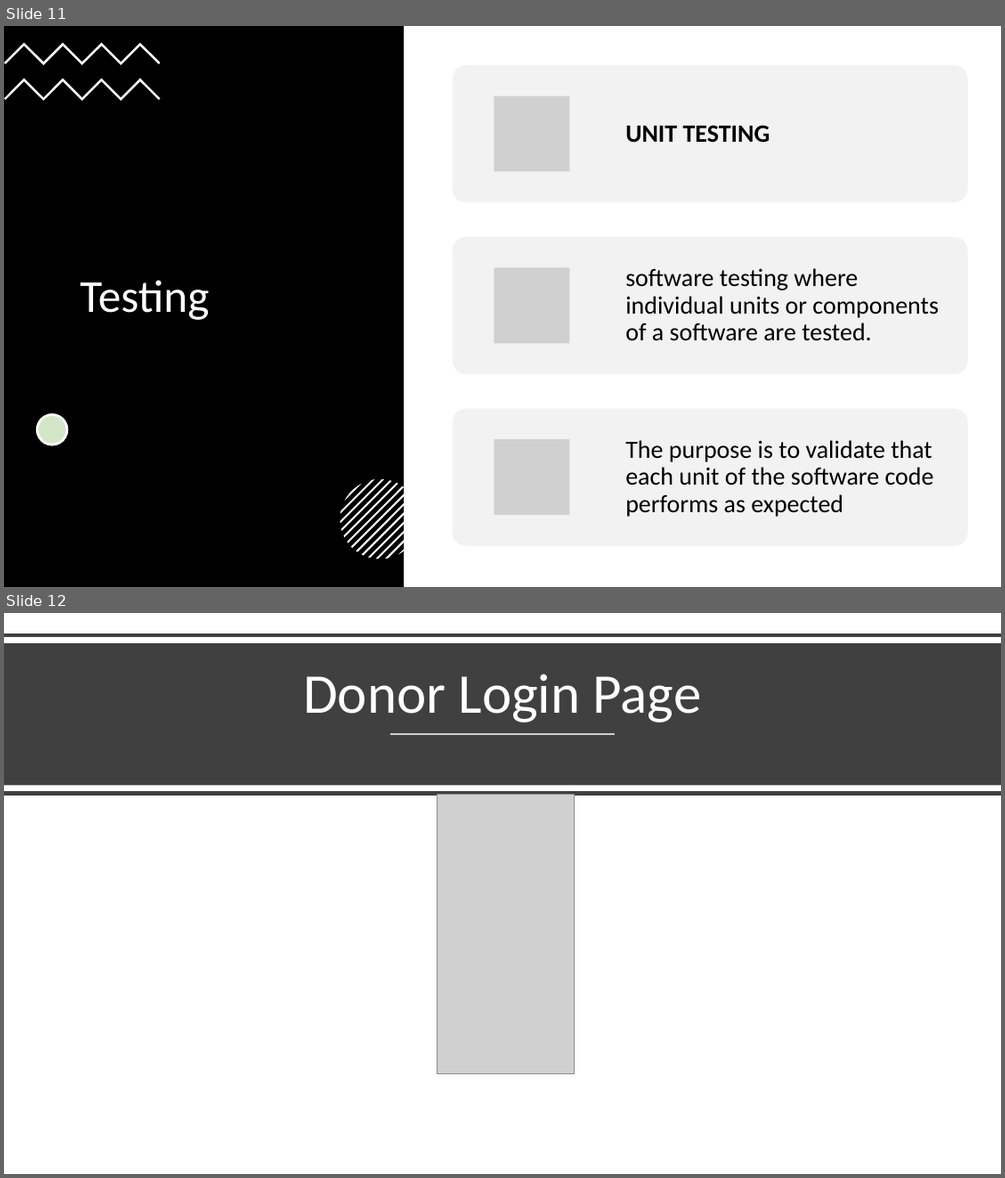
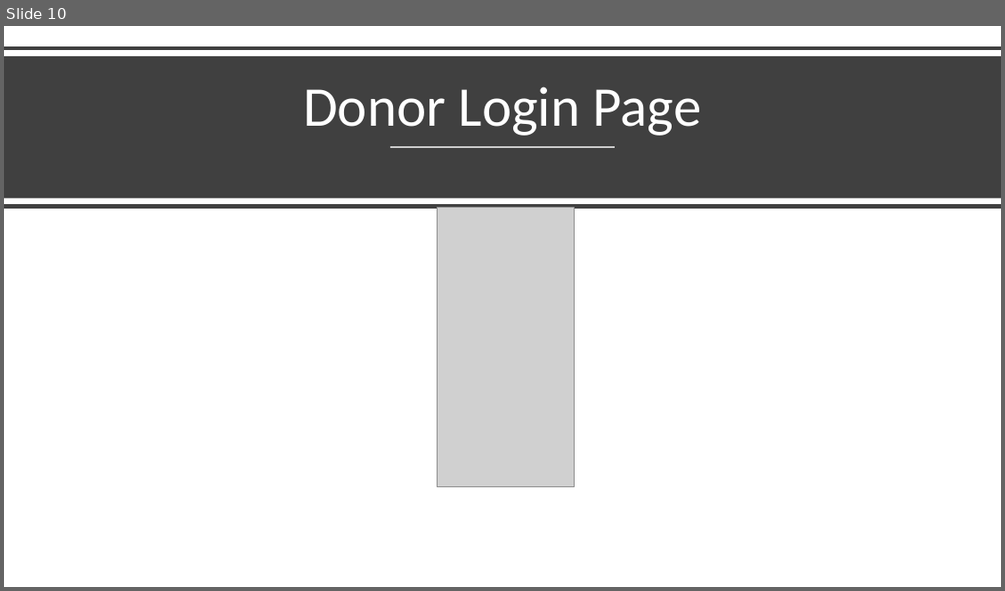
Before and after one commit to shyambaral/flutterapp, a slide deck: BBA.pptx. Shown one above the other, each under a label of ours: slides 11 and 12 before the commit, slide 10 after it. The pictures are 1005x1178 and 1005x591 pixels, drawn with LibreOffice and Linux fonts; fonts in the diff are those of the drawing; grey boxes stand for pictures. Boxes give left, top, right and bottom in pixels: in the first picture for what was removed or moved away, otherwise in the second. Text is boxed around its words. In the diff, an @@ line names an element or a change of style, - is before the commit and + after.

```diff
--- a/BBA.pptx
+++ b/BBA.pptx
@@ slide 11 removed at [4,26,1001,587], background #FFFFFF @@
@@ rectangle removed at [4,26,404,587] @@
@@ freeform shape removed at [4,42,161,65] @@
@@ freeform shape removed at [4,79,161,101] @@
@@ title removed at [80,280,209,320] @@
-Testing
@@ ellipse removed at [37,415,67,445] @@
@@ ellipse removed at [37,415,67,445] @@
@@ group removed at [453,65,968,546]: 3 rounded rectangles, 3 pictures, 3 texts @@
-UNIT TESTING
-software testing where individual units or components of a software are tested.
-The purpose is to validate that each unit of the software code performs as expected
@@ group removed at [340,479,420,559]: 13 freeform shapes @@
@@ what was slide 12 is now slide 10 @@
```
Also in this commit, not shown: 1 slide changed, 1 slide added, 3 other slides removed, 3 other files.
